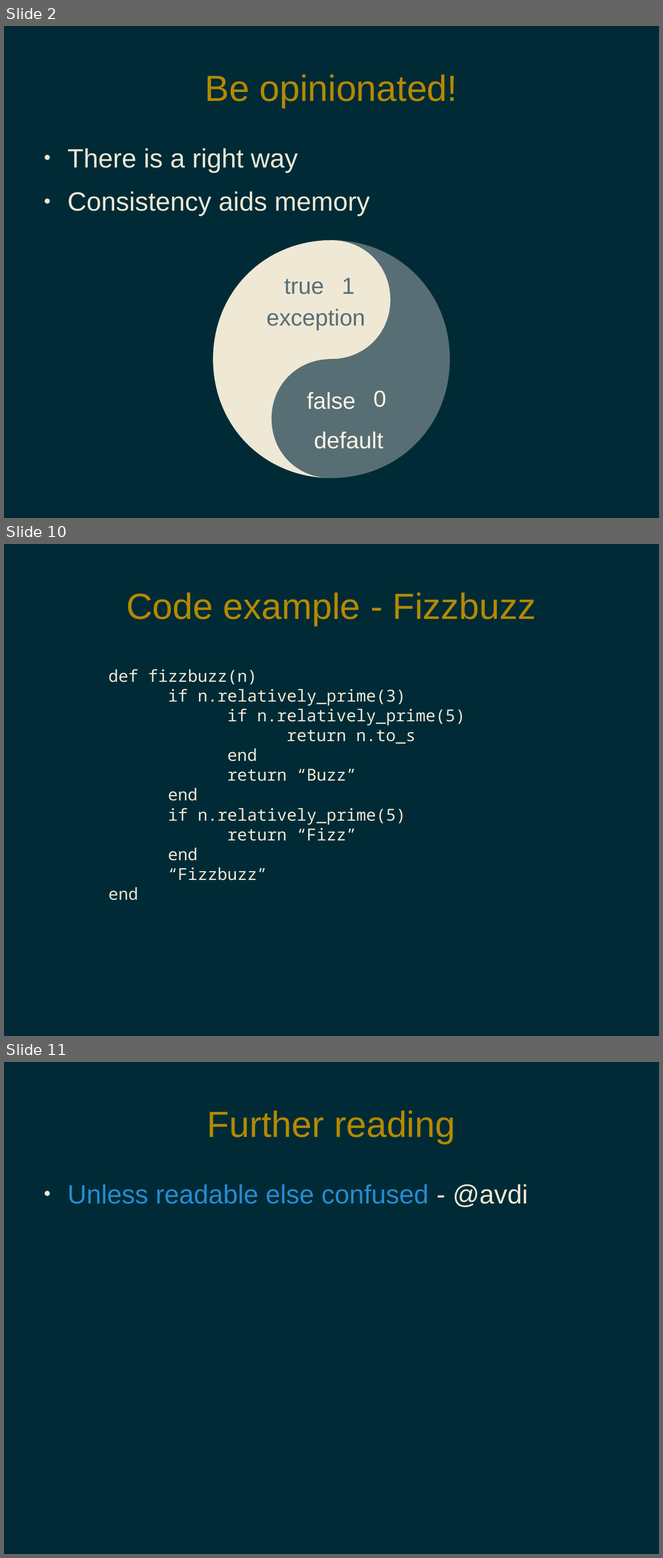
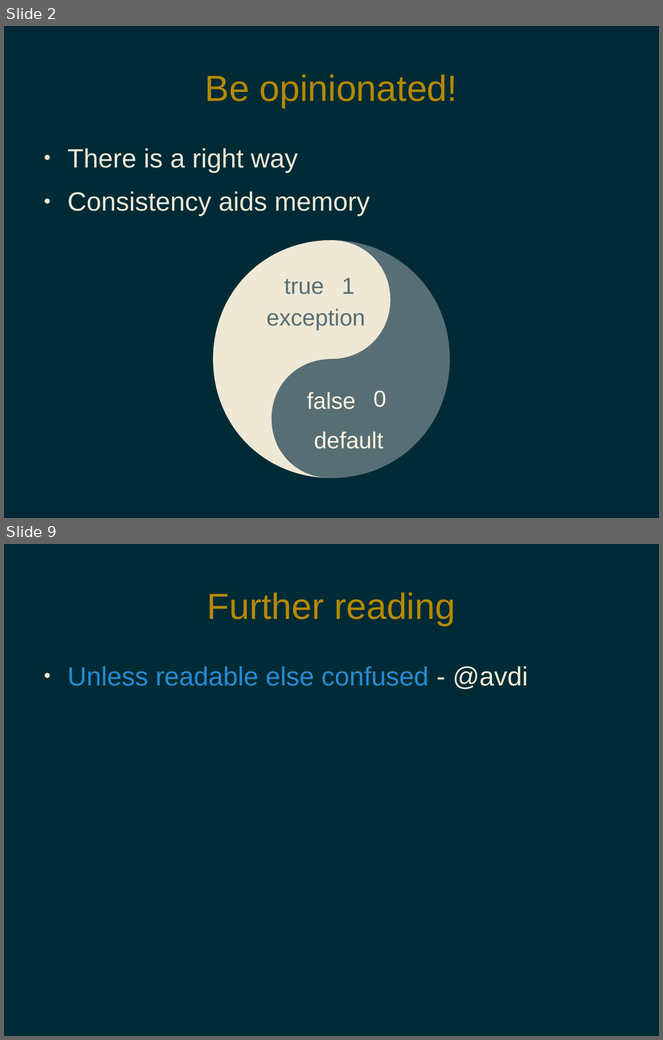
Before and after one commit to pdg137/always-default-to-false, a slide deck: always-default-to-false.odp. Shown one above the other, each under a label of ours: slides 2, 10 and 11 before the commit, slides 2 and 9 after it; the slides between them are not shown. The pictures are 663x1558 and 663x1040 pixels, drawn with LibreOffice and Linux fonts; fonts in the diff are those of the drawing. Boxes give left, top, right and bottom in pixels: in the first picture for what was removed or moved away, otherwise in the second. Text is boxed around its words. In the diff, an @@ line names an element or a change of style, - is before the commit and + after.

```diff
--- a/always-default-to-false.odp
+++ b/always-default-to-false.odp
@@ slide 10 removed at [4, 544, 659, 1036], background #002B36 @@
@@ title removed at [126, 592, 536, 626] @@
-Code example - Fizzbuzz
@@ text removed at [109, 669, 466, 900] @@
-def fizzbuzz(n)
-if n.relatively_prime(3)
-if n.relatively_prime(5)
-return n.to_s
-end
-return “Buzz”
-end
-if n.relatively_prime(5)
-return “Fizz”
-end
-“Fizzbuzz”
-end
@@ what was slide 11 is now slide 9 @@
```
Also in this commit, not shown: 5 slides changed, 1 slide added, 2 other slides removed.
